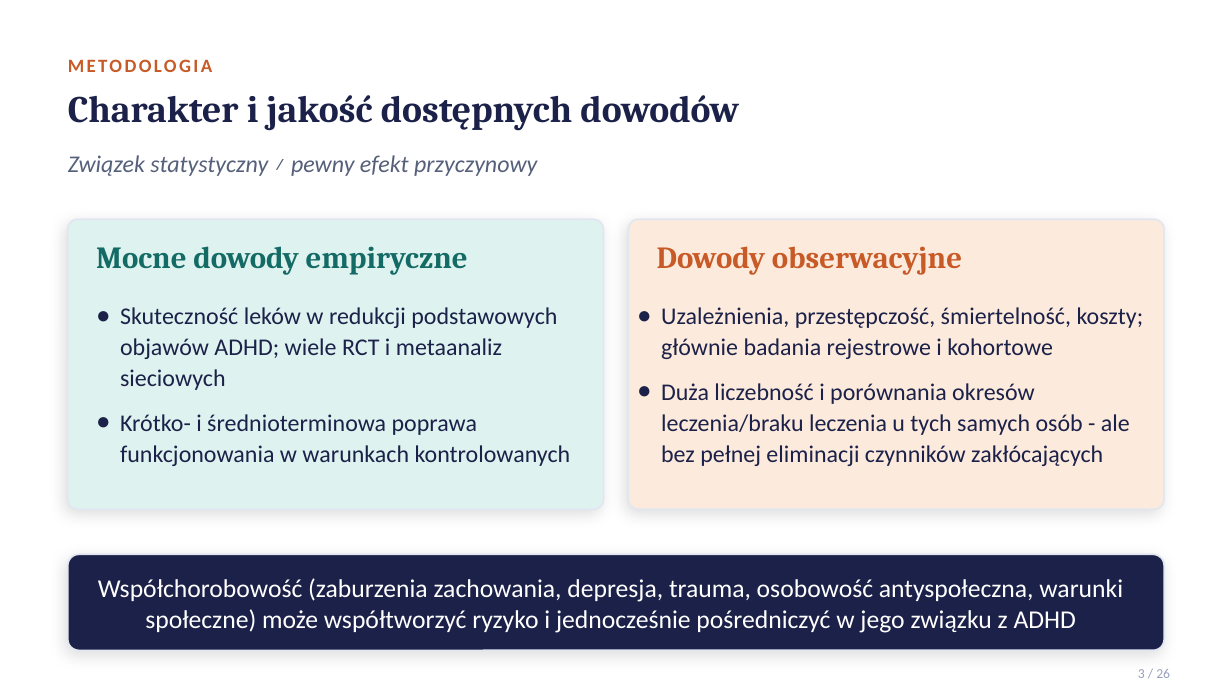
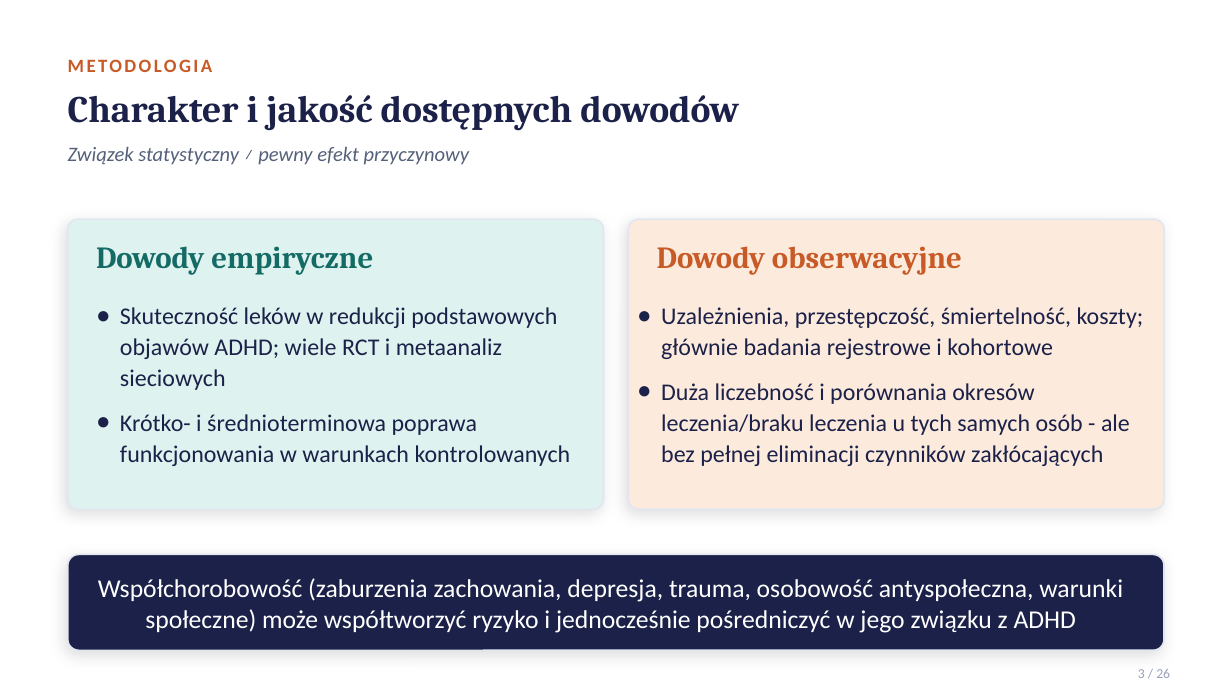
Before and after one commit to MatPomGit/NeuroHub, a slide deck: slide 3 of pages/files/adhd_prezentacja.pptx. Drawn at 1232x693 pixels with LibreOffice and Linux fonts; fonts in the diff are those of the drawing. Boxes give left, top, right and bottom in pixels: in the first picture for what was removed or moved away, otherwise in the second. Text is boxed around its words. In the diff, an @@ line names an element or a change of style, - is before the commit and + after.

```diff
--- a/pages/files/adhd_prezentacja.pptx
+++ b/pages/files/adhd_prezentacja.pptx
@@ text "Związek statystyczny ≠ pewny efekt ...": place and size @@
-text "Związek statystyczny ≠ pewny efekt ..." at [68, 155, 537, 176]
+text "Związek statystyczny ≠ pewny efekt ..." at [68, 146, 469, 165]
@@ text "Związek statystyczny ≠ pewny efekt ..." at [68, 146, 469, 165]: size 14 to 12 pt @@
@@ text at [96, 246, 373, 275]: text changed @@
-Mocne dowody empiryczne
+Dowody empiryczne
```
Also in this commit, not shown: 13 other slides changed, 1 other file.
